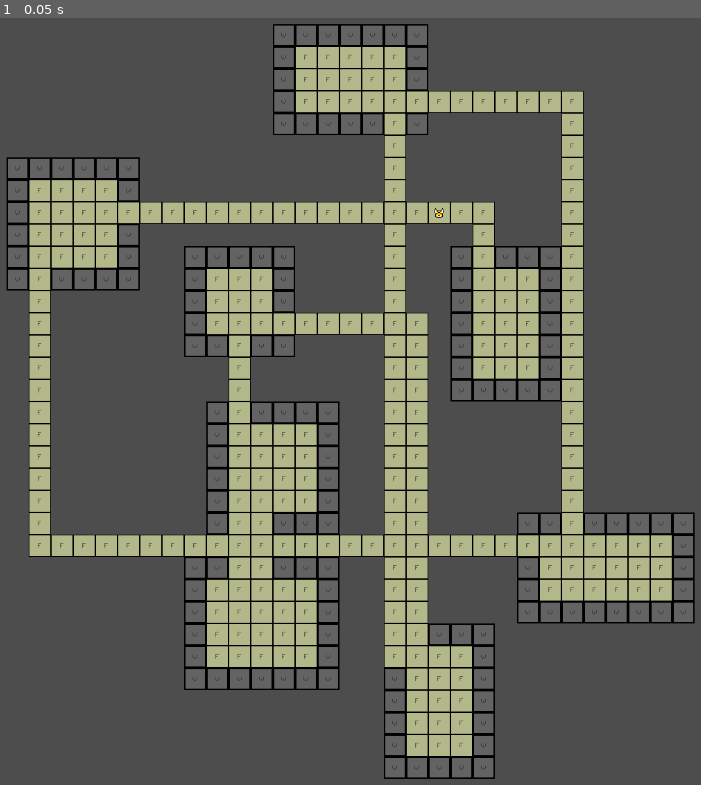
Above: before the commit, frame 1.
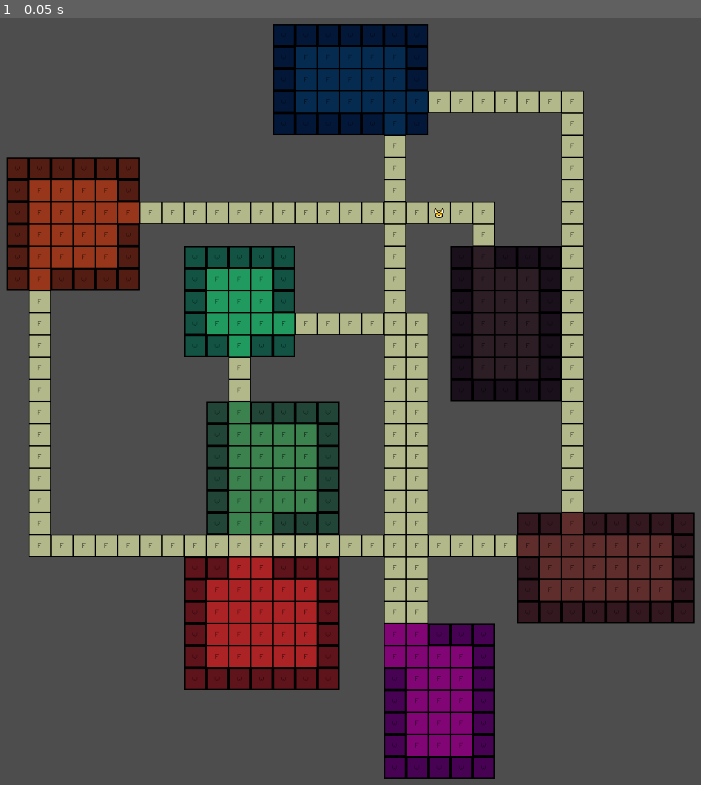
Above: after the commit, the same moment.

Repository: alanb33/GodotDungeonGame
Game: Godot game, scene res://Scenes/GameScene.tscn
Same seed, same stepped clock (60 frames per second), same inputs: the game is played once before the commit and once after it.
Inputs:
- Up to frame 1 (0.05 s): no input

The runs differ from the first frame. In frame 1, 22% of the frame differs, in the area x 1-99%, y 0-100%.

Commit message:
Properly track hallway tile overwrites

Diff:
--- a/Scenes/GameManager.gd
+++ b/Scenes/GameManager.gd
@@ -15,6 +15,7 @@
 func _on_dungeon_built():
 	print("Dungeon built")
 	_entity_manager.place_player()
+	_level_manager.highlight_rooms()
 
 func _test_links():
 	assert(_tile_maker != null)
--- a/Scenes/LevelManager.gd
+++ b/Scenes/LevelManager.gd
@@ -34,19 +34,28 @@
 			$TileContainer.add_child(room_tiles[tile_key])
 
 func add_tile(tile: Tile):
-	var coord = tile.coordinate.string
-	if _all_tiles.has(coord):
-		_all_tiles[coord].queue_free()
+	var key = tile.coordinate.string
+	if _all_tiles.has(key):
+
+		# Check if the tile is in a room, and if so, register it with the room
+		var tile_room = get_room_by_tile(tile)
+		if tile_room != null:
+			print("Non-null room")
+			tile_room.add_tile(tile)
+
+		# Clear existing tile
+		_all_tiles[key].queue_free()
 		if tile.terrain.impassable:
-			_impassable_tiles[coord] = null
+			_impassable_tiles[key] = null
 		else:
-			_passable_tiles[coord] = null
+			_passable_tiles[key] = null
 
-	_all_tiles[coord] = tile
+	# Add new tile to the dictionarties
+	_all_tiles[key] = tile
 	if tile.terrain.impassable:
-		_impassable_tiles[coord] = tile
+		_impassable_tiles[key] = tile
 	else:
-		_passable_tiles[coord] = tile
+		_passable_tiles[key] = tile
 
 	add_child(tile)
 
@@ -76,18 +85,31 @@
 	var tile_key = _all_tiles.keys().pick_random()
 	return _all_tiles[tile_key]
 
-func get_room_by_tile(tile: Tile):
+func get_room_by_tile(tile: Tile) -> Room:
 	### Returns a Room object if the requested Tile is in any Room, otherwise returns null.
 	for room in _rooms:
-		if room[tile.coordinate.string] != null:
+		var room_tiles = room.get_all_tiles()
+		print("Testing room for " + tile.coordinate.string)
+		if room_tiles.get(tile.coordinate.string) != null:
+			print("Room found")
 			return room
+	print("Room not found")
 	return null
 
 func get_rooms() -> Array:
 	return _rooms
 
-func get_tile_from_coordinate(coordinate: Coordinate):
+func get_tile_from_coordinate(coordinate: Coordinate) -> Tile:
 	return _all_tiles.get(coordinate.string)
+
+func highlight_rooms():
+	assert(len(_rooms) > 0, "Tried to highlight rooms, but none are stored")
+	for room: Room in _rooms:
+		var room_color = Color(randf(), randf(), randf())
+		var tiles: Dictionary = room.get_all_tiles()
+		for tile_key in tiles:
+			var tile: Tile = tiles[tile_key]
+			tile.sprite.modulate = room_color
 
 func _test_links():
 	assert(_tile_maker != null)
--- a/Scenes/TileMaker.gd
+++ b/Scenes/TileMaker.gd
@@ -61,14 +61,10 @@
 		if y_diff > 0:
 			y_step = -1
 
-		print("y_diff: " + str(y_diff))
-		print("range is: " + str(start_tile.coordinate.vector2.y) + " to " + str(dest_tile.coordinate.vector2.y) + " with a step of " + str(y_step))
-
 		for y in range(start_tile.coordinate.vector2.y, dest_tile.coordinate.vector2.y, y_step):
 			var hallway_tile: Tile = _tile_floor_scene.instantiate()
 			hallway_tile.coordinate.vector2 = Vector2(start_tile.coordinate.vector2.x, y)
 			hallway_tile.resize()
-			print("y_diff instantiation at " + str(hallway_tile.coordinate.vector2))
 			hallway_tiles[hallway_tile.coordinate.string] = hallway_tile
 
 		var x_step = 1
@@ -76,14 +72,11 @@
 		if x_diff > 0:
 			x_step = -1
 
-		print("x_diff: " + str(x_diff))
-
 		for x in range(start_tile.coordinate.vector2.x, dest_tile.coordinate.vector2.x, x_step):
 
 			var hallway_tile: Tile = _tile_floor_scene.instantiate()
 			hallway_tile.coordinate.vector2 = Vector2(x, dest_tile.coordinate.vector2.y)
 			hallway_tile.resize()
-			print("x_diff instantiation at " + str(hallway_tile.coordinate.vector2))
 			hallway_tiles[hallway_tile.coordinate.string] = hallway_tile
 
 	for tile_key in hallway_tiles:
--- a/Scripts/Generation/Room.gd
+++ b/Scripts/Generation/Room.gd
@@ -17,6 +17,14 @@
 				return true
 
 	return false
+
+func add_tile(tile: Tile):
+	var key = tile.coordinate.string
+	_all_tiles[key] = tile
+	if tile.terrain.impassable:
+		_impassable_tiles[key] = tile
+	else:
+		_passable_tiles[key] = tile
 
 func merge_tiles(incoming_tiles: Dictionary):
 
Not shown, added: Scenes/Gam5EDD.tmp
